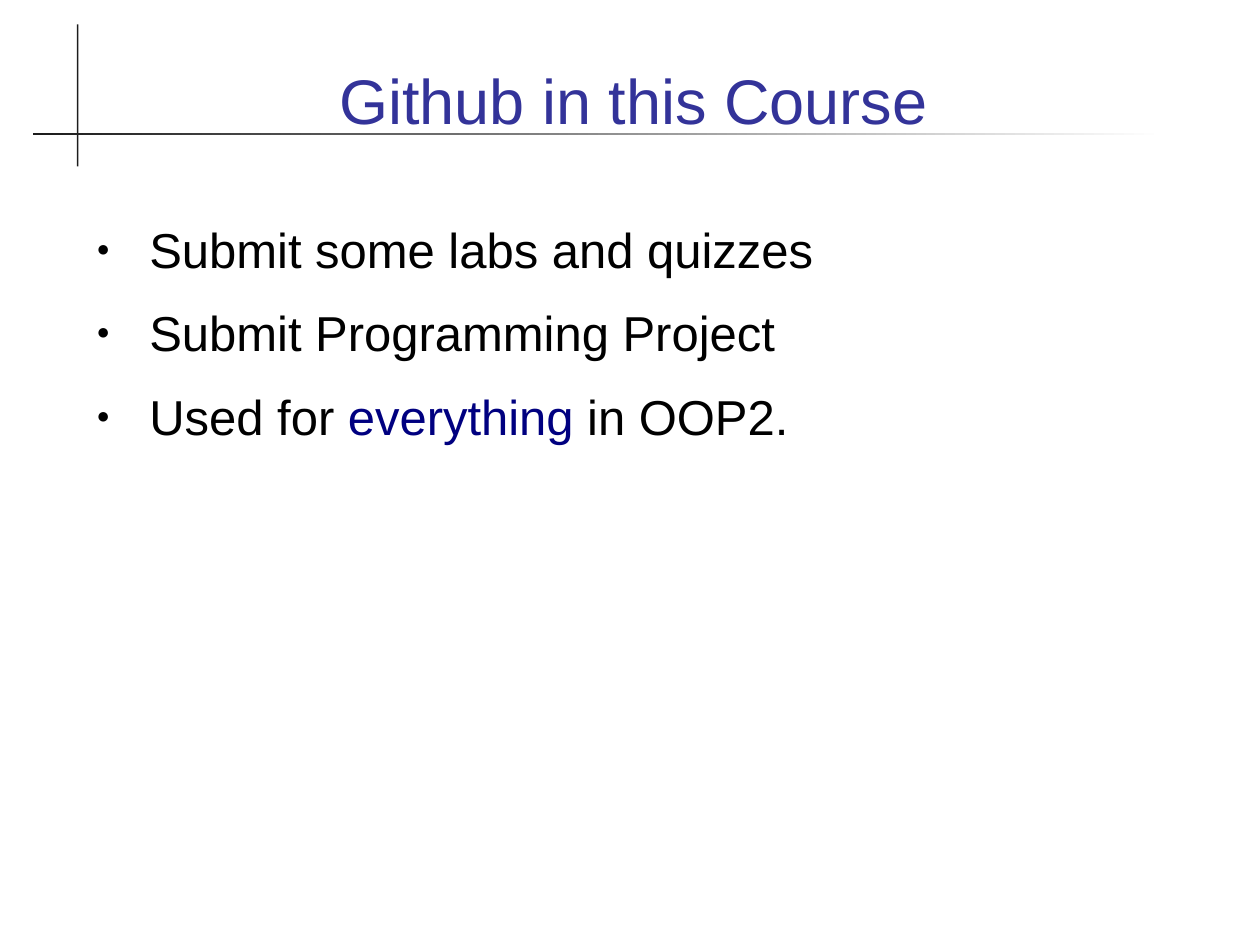
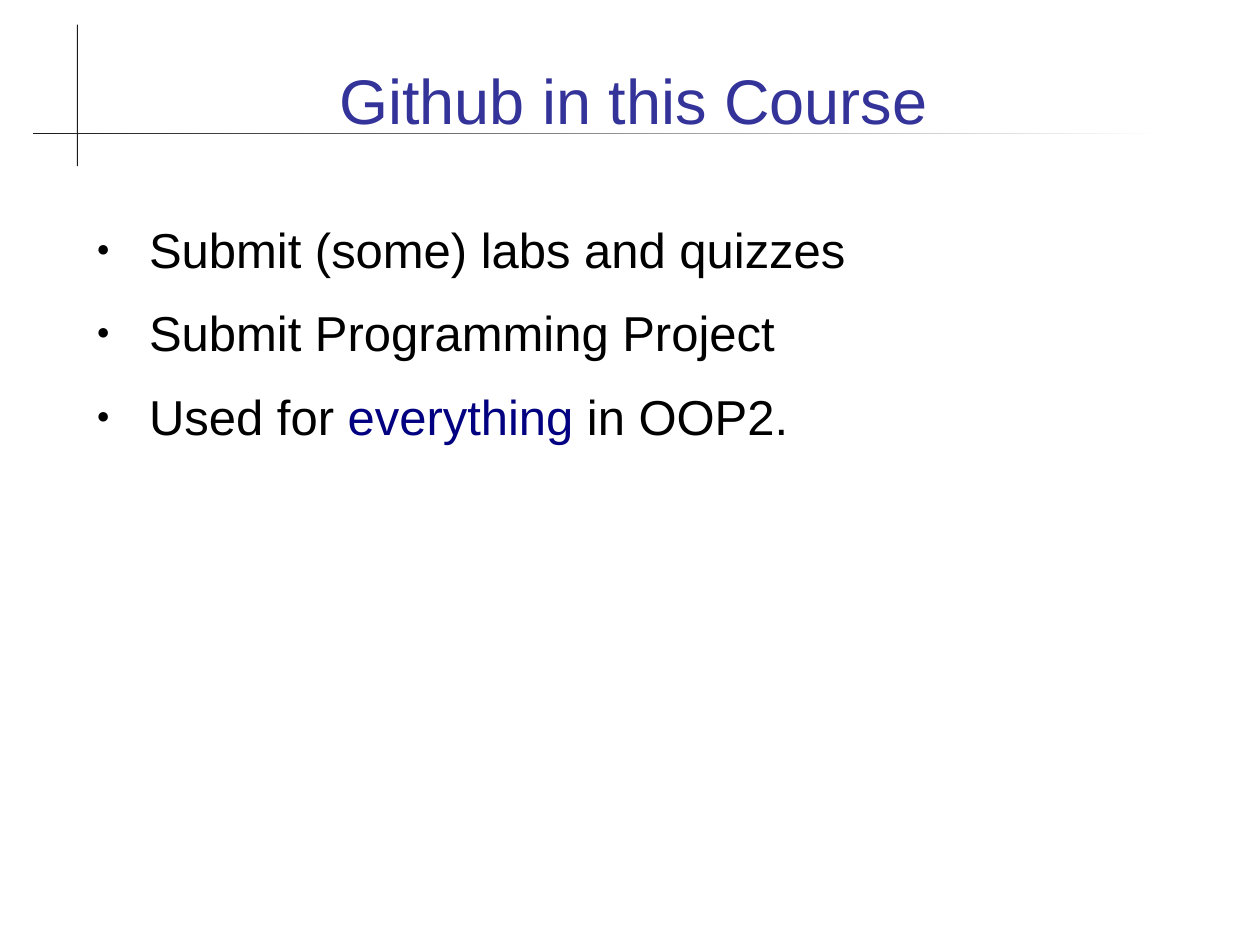
Before and after one commit to cpske/programming1, a slide deck: slide 3 of git/Using-Github.ppt. Drawn at 1260x945 pixels with LibreOffice and Linux fonts; fonts in the diff are those of the drawing. Boxes give left, top, right and bottom in pixels: in the first picture for what was removed or moved away, otherwise in the second. Text is boxed around its words. In the diff, an @@ line names an element or a change of style, - is before the commit and + after.

Commit message:
update github slides

```diff
--- a/git/Using-Github.ppt
+++ b/git/Using-Github.ppt
@@ text at [149,232,845,278]: text changed @@
-● Submit some labs and quizzes
+● Submit (some) labs and quizzes
```
Also in this commit, not shown: 6 other slides changed, 3 slides added, 1 other file.
